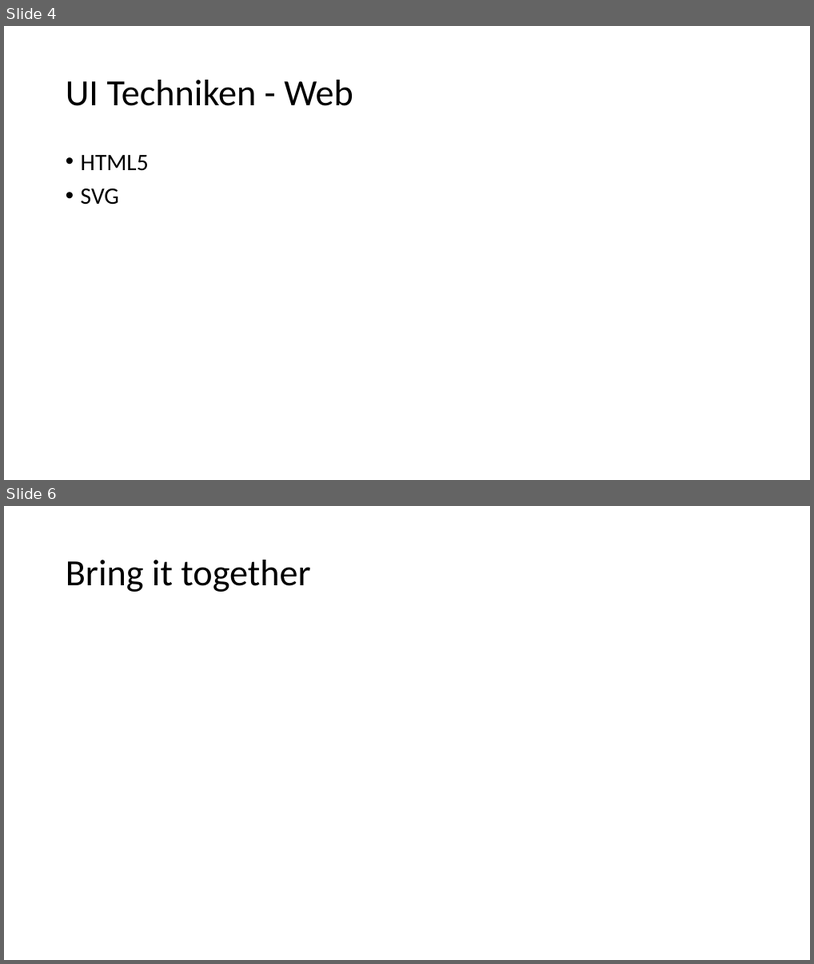
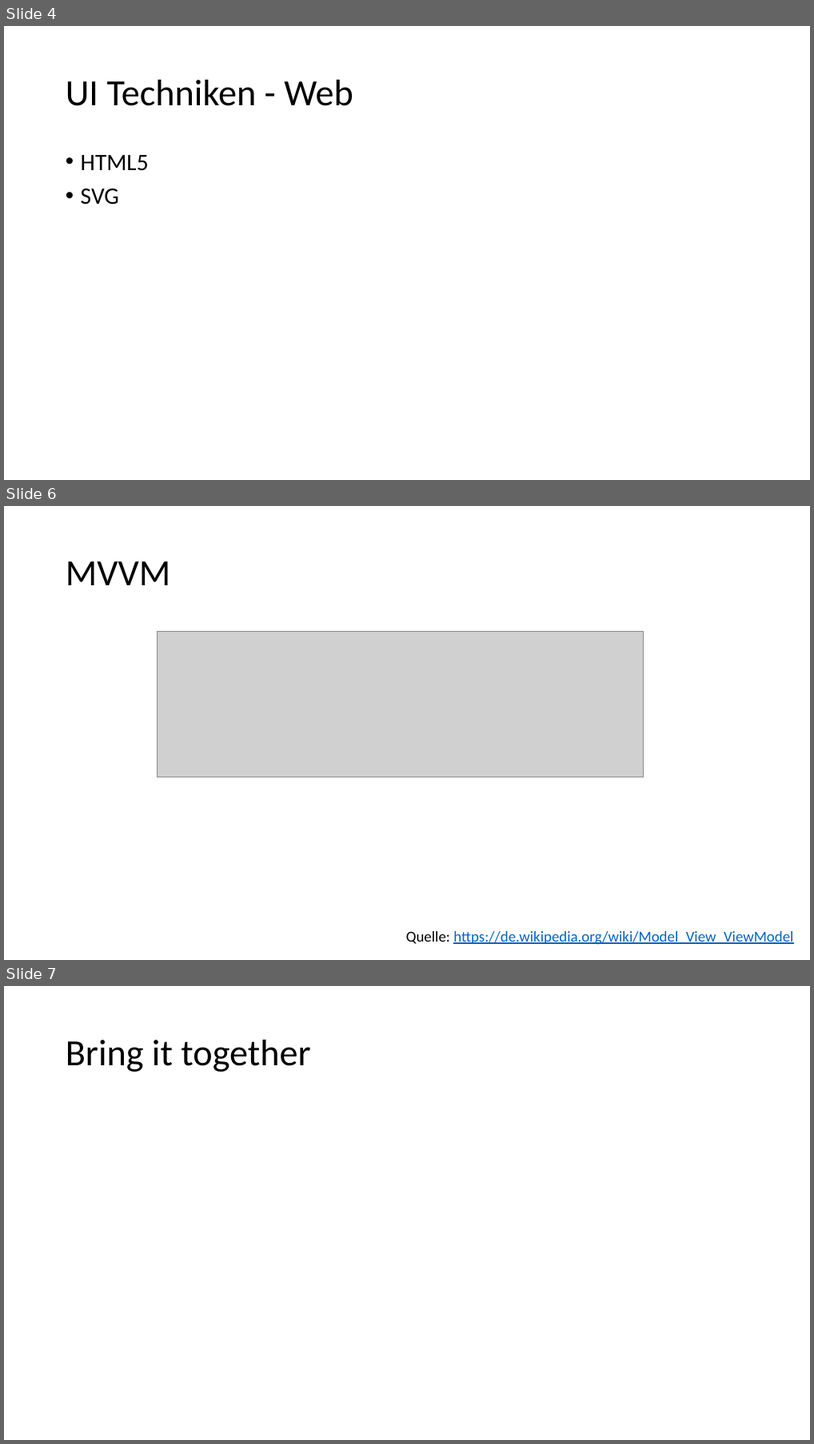
Before and after one commit to FrankPfattheicher/stonehenge.Chromely, a slide deck: stonehengeChromely.pptx. Shown one above the other, each under a label of ours: slides 4 and 6 before the commit, slides 4, 6 and 7 after it; the slides between them are not shown. The pictures are 814x964 and 814x1444 pixels, drawn with LibreOffice and Linux fonts; fonts in the diff are those of the drawing; grey boxes stand for pictures. Boxes give left, top, right and bottom in pixels: in the first picture for what was removed or moved away, otherwise in the second. Text is boxed around its words. In the diff, an @@ line names an element or a change of style, - is before the commit and + after.

```diff
--- a/stonehengeChromely.pptx
+++ b/stonehengeChromely.pptx
@@ slide 6 added at (x1=4, y1=506, x2=810, y2=960), background #FFFFFF @@
@@ title added at (x1=66, y1=561, x2=171, y2=585), 44 pt, text #000000 @@
+MVVM
@@ picture added at (x1=158, y1=632, x2=643, y2=778) @@
@@ text added at (x1=406, y1=931, x2=794, y2=944), 18 pt, text #0563C1, underline @@
+Quelle: https://de.wikipedia.org/wiki/Model_View_ViewModel
@@ what was slide 6 is now slide 7 @@
```
Also in this commit, not shown: 2 slides changed, 1 other slide added, 1 slide removed.
